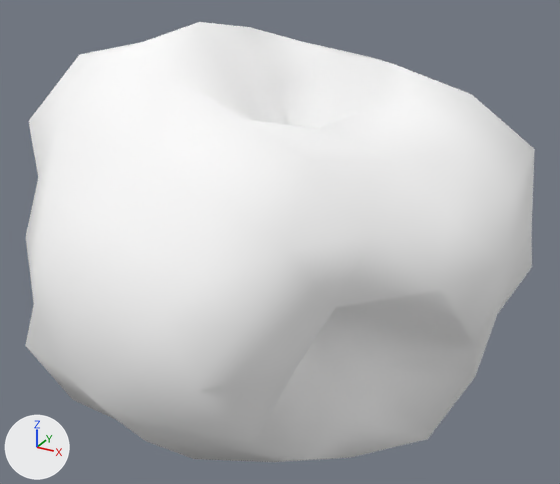
One commit to the glTF model assets/asteroids/asteroid_sml_17.glb: the scene before it, then after it.
The view is the same before and after, from a 50 mm camera at (1.141, -2.052, 1.062) aimed at (0.014, -0.003, 0.037). Lighting does not change. The marker at lower left points along +X, +Y and +Z. The older version comes first. Vertices at exactly the same position are counted once.

In view in the first picture: 'asteroid_sml_17'.
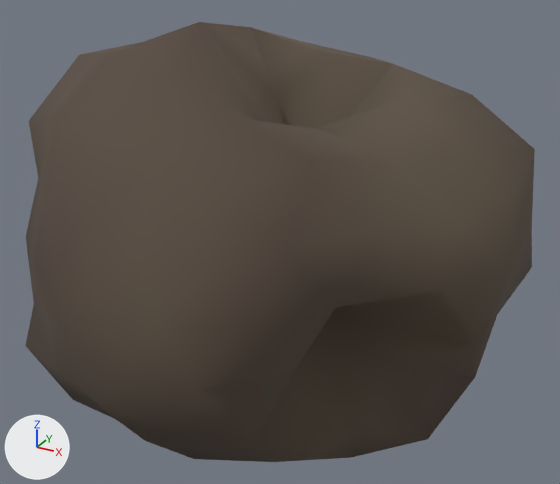
Changed parts and their boxes (x1, y1, x2, y2) in the pictures (560 x 484 px):
'asteroid_sml_17', recoloured (darker): (25, 22, 535, 462) in both

The change, as a list of edits to the scene's bpy script:
```text
Change mat_rock_asteroid_sml_17:
    where n0 = _N.new('ShaderNodeBsdfPrincipled'); n0.name = 'Principled BSDF'
    remove n0.inputs[0].default_value = (1.0, 1.0, 1.0, 1.0)  # 'Base Color', white #ffffff
    n0.inputs[1].default_value: 0.007 -> 0.0194  # 'Metallic'
    n0.inputs[2].default_value: 0.85 -> 0.937  # 'Roughness'
    add n2 = _N.new('ShaderNodeVertexColor'); n2.name = 'Color Attribute'
    add _L.new(n2.outputs[0], n0.inputs[0])  # 'Color' to 'Base Color'
Change me_icosphere:
    where me_icosphere.from_pydata(...)  # 162 vertices, 320 faces; spans x -0.81..0.78, y -0.8..0.79, z -0.6..0.74
    used by ob_asteroid_sml_17; location = (0.0, 0.0, 0.0)
    me_icosphere part 1: vertex colours changed
```
